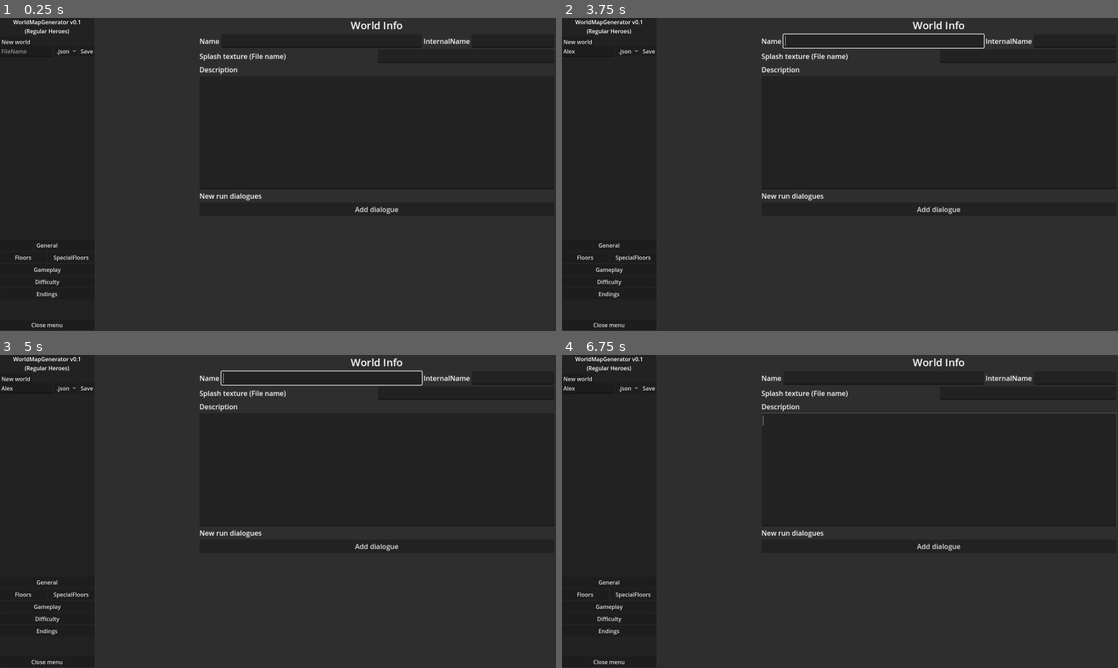
Above: before the commit, frames 1-4 (two rows, left to right).
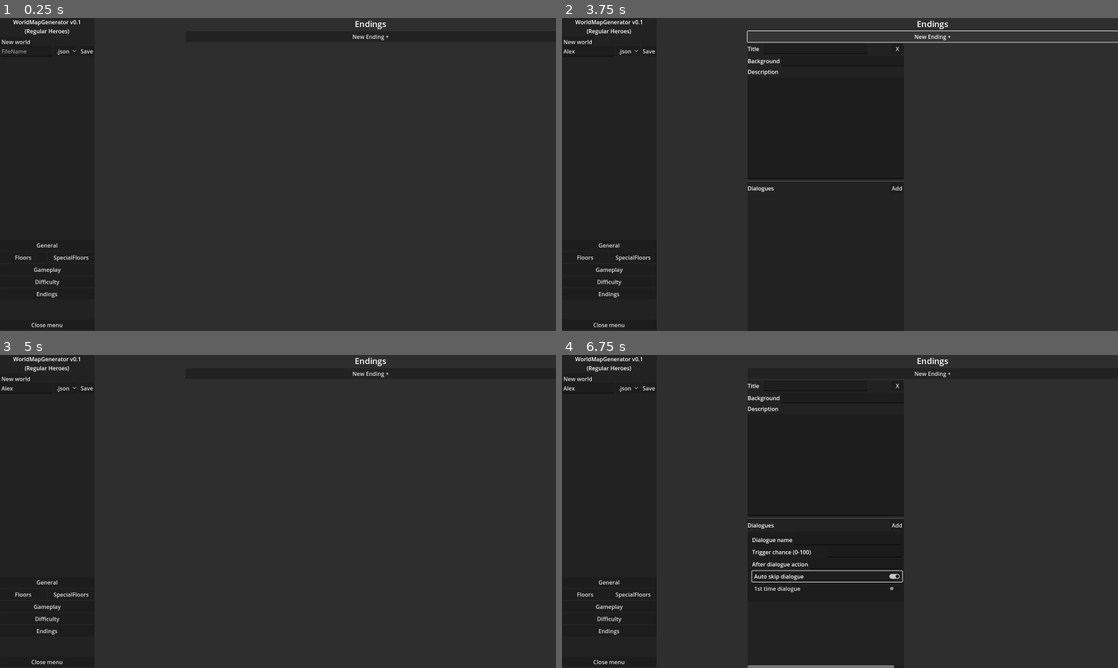
Above: after the commit, the same moments.

Repository: j-madariaga/godot-regh-world-creator
Game: Godot game, scene res://src/Scenes/MainWindow.tscn
The game is run twice, just before and just after one commit, with the same random seed, the same clock (stepped at 60 frames per second) and the same inputs.
Inputs (mouse positions are in pixels of both pictures, inside the frame that each line leads up to):
- Up to frame 1 (0.25 s): no input
- Up to frame 2 (3.75 s): click (589, 52) at 0.52 s; type "Alex" at 0.6 s; click "Save" at 1.25 s; click "New world" at 2 s; click "New world" at 2.75 s; click (934, 36) at 3.5 s, where only the run after the commit has a clickable "New Ending +"
- Up to frame 3 (5 s): click (333, 386) at 4.25 s, where only the run after the commit has a clickable "X"
- Up to frame 4 (6.75 s): click (934, 373) at 5 s, where only the run after the commit has a clickable "New Ending +"; click (895, 524) at 5.75 s, where only the run after the commit has a clickable "Add"; click (828, 577) at 6.5 s, where only the run after the commit has a clickable "Auto skip dialogue"

The runs differ from the first frame. In frame 1, 0.9% of the frame differs, in the area x 35-100%, y 0-63%; in frame 2, 2.0%; in frame 3, 1.2%; in frame 4, 2.3%, in the area x 33-100%, y 0-100%.
Error before the commit: Attempt to call function 'is_open' in base 'null instance' on a null instance. (res://src/Scripts/UI/WorldMapCreator.gd:200)
Error after the commit: Attempt to call function 'is_open' in base 'null instance' on a null instance. (res://src/Scripts/UI/WorldMapCreator.gd:214)

Commit message:
World end cutscenes + object removal

Diff:
--- a/src/Scenes/MainWindow.tscn
+++ b/src/Scenes/MainWindow.tscn
@@ -123,6 +123,7 @@
 text = "Close menu"
 
 [node name="WorldInfoScreen" type="VBoxContainer" parent="."]
+visible = false
 layout_mode = 1
 anchors_preset = -1
 anchor_left = 0.465
@@ -386,7 +387,6 @@
 vertical_alignment = 1
 
 [node name="EndingsScreen" type="VBoxContainer" parent="."]
-visible = false
 layout_mode = 1
 anchors_preset = 11
 anchor_left = 1.0
@@ -404,6 +404,18 @@
 text = "Endings"
 horizontal_alignment = 1
 vertical_alignment = 1
+
+[node name="AddEnding" type="Button" parent="EndingsScreen"]
+layout_mode = 2
+text = "New Ending +"
+
+[node name="Scroll" type="ScrollContainer" parent="EndingsScreen"]
+layout_mode = 2
+size_flags_vertical = 3
+
+[node name="EndingList" type="HBoxContainer" parent="EndingsScreen/Scroll"]
+layout_mode = 2
+size_flags_vertical = 3
 
 [connection signal="button_up" from="SideMenuButton" to="." method="ToggleSideMenu" binds= [true]]
 [connection signal="button_up" from="SideMenu/VBoxContainer/Separator5/New world" to="." method="NewWorld"]
@@ -418,3 +430,4 @@
 [connection signal="button_up" from="WorldInfoScreen/AddBootDialogue" to="." method="AddBootDialogueEntry"]
 [connection signal="button_up" from="FloorInfoScreen/HBoxContainer/AddFloorButton" to="." method="AddFloorButton"]
 [connection signal="button_up" from="SpecialFloorScreen/HBoxContainer/AddFloorButton" to="." method="AddSpecialFloorButton"]
+[connection signal="button_up" from="EndingsScreen/AddEnding" to="." method="AddWorldEnding"]
--- a/src/Scenes/Utils/EncounterOptionObj.tscn
+++ b/src/Scenes/Utils/EncounterOptionObj.tscn
@@ -83,6 +83,11 @@
 layout_mode = 2
 text = "Add+"
 
+[node name="Button" type="Button" parent="Organizer/Right/Effects/HBoxContainer"]
+layout_mode = 2
+size_flags_horizontal = 10
+text = "  X  "
+
 [node name="Scroll" type="ScrollContainer" parent="Organizer/Right/Effects"]
 layout_mode = 2
 size_flags_horizontal = 3
@@ -118,4 +123,5 @@
 size_flags_vertical = 3
 
 [connection signal="button_up" from="Organizer/Right/Effects/HBoxContainer/AddEffect" to="." method="AddEffect"]
+[connection signal="button_up" from="Organizer/Right/Effects/HBoxContainer/Button" to="." method="OnClose"]
 [connection signal="button_up" from="Organizer/Right/Requirements/HBoxContainer/AddReq" to="." method="AddRequirement"]
--- a/src/Scenes/Utils/EventEndingObj.tscn
+++ b/src/Scenes/Utils/EventEndingObj.tscn
@@ -9,9 +9,17 @@
 size_flags_horizontal = 8
 script = ExtResource("1_v1a58")
 
-[node name="Label" type="Label" parent="."]
+[node name="HBoxContainer" type="HBoxContainer" parent="."]
+layout_mode = 2
+
+[node name="Label" type="Label" parent="HBoxContainer"]
 layout_mode = 2
 text = "Ending text"
+
+[node name="Button" type="Button" parent="HBoxContainer"]
+layout_mode = 2
+size_flags_horizontal = 10
+text = "  X  "
 
 [node name="ScreenTextInput" type="TextEdit" parent="."]
 layout_mode = 2
@@ -42,4 +50,5 @@
 layout_mode = 2
 size_flags_vertical = 3
 
+[connection signal="button_up" from="HBoxContainer/Button" to="." method="OnClose"]
 [connection signal="button_up" from="Dialogues/Button" to="." method="AddEndDialogue"]
--- /dev/null
+++ b/src/Scenes/Utils/WorldEndingObj.tscn
@@ -0,0 +1,103 @@
+[gd_scene load_steps=2 format=3 uid="uid://drybrme5o6x3o"]
+
+[ext_resource type="Script" uid="uid://f4r5iwv4wipt" path="res://src/Scripts/UI/WorldEndingObj.gd" id="1_d0sbc"]
+
+[node name="WorldEndingObj" type="PanelContainer"]
+custom_minimum_size = Vector2(450, 400)
+anchors_preset = 15
+anchor_right = 1.0
+anchor_bottom = 1.0
+offset_right = -1150.0
+offset_bottom = -500.0
+grow_horizontal = 2
+grow_vertical = 2
+size_flags_vertical = 3
+script = ExtResource("1_d0sbc")
+
+[node name="Organizer" type="VBoxContainer" parent="."]
+layout_mode = 2
+
+[node name="Title" type="HBoxContainer" parent="Organizer"]
+layout_mode = 2
+
+[node name="Label" type="Label" parent="Organizer/Title"]
+layout_mode = 2
+size_flags_horizontal = 11
+text = "Title  "
+
+[node name="TitleInput" type="LineEdit" parent="Organizer/Title"]
+layout_mode = 2
+size_flags_horizontal = 11
+size_flags_stretch_ratio = 20.0
+
+[node name="Separator" type="Label" parent="Organizer/Title"]
+layout_mode = 2
+size_flags_horizontal = 11
+size_flags_stretch_ratio = 4.2
+
+[node name="Button" type="Button" parent="Organizer/Title"]
+layout_mode = 2
+size_flags_horizontal = 11
+text = "  X  "
+
+[node name="BackgroundImage" type="HBoxContainer" parent="Organizer"]
+layout_mode = 2
+
+[node name="Label" type="Label" parent="Organizer/BackgroundImage"]
+layout_mode = 2
+size_flags_horizontal = 11
+text = "Background"
+
+[node name="ImageInput" type="LineEdit" parent="Organizer/BackgroundImage"]
+layout_mode = 2
+size_flags_horizontal = 11
+size_flags_stretch_ratio = 5.25
+
+[node name="Description" type="VBoxContainer" parent="Organizer"]
+layout_mode = 2
+size_flags_vertical = 3
+size_flags_stretch_ratio = 0.75
+
+[node name="Label" type="Label" parent="Organizer/Description"]
+layout_mode = 2
+size_flags_horizontal = 11
+text = "Description"
+
+[node name="DescInput" type="TextEdit" parent="Organizer/Description"]
+layout_mode = 2
+size_flags_horizontal = 11
+size_flags_vertical = 3
+size_flags_stretch_ratio = 5.25
+wrap_mode = 1
+autowrap_mode = 2
+
+[node name="HSeparator" type="HSeparator" parent="Organizer"]
+layout_mode = 2
+
+[node name="Dialogues" type="VBoxContainer" parent="Organizer"]
+layout_mode = 2
+size_flags_vertical = 3
+
+[node name="HBoxContainer" type="HBoxContainer" parent="Organizer/Dialogues"]
+layout_mode = 2
+
+[node name="Label" type="Label" parent="Organizer/Dialogues/HBoxContainer"]
+layout_mode = 2
+size_flags_horizontal = 11
+text = "Dialogues"
+
+[node name="Button" type="Button" parent="Organizer/Dialogues/HBoxContainer"]
+layout_mode = 2
+text = "Add"
+
+[node name="Scroll" type="ScrollContainer" parent="Organizer/Dialogues"]
+layout_mode = 2
+size_flags_horizontal = 11
+size_flags_vertical = 3
+size_flags_stretch_ratio = 5.25
+
+[node name="DialogueList" type="HBoxContainer" parent="Organizer/Dialogues/Scroll"]
+layout_mode = 2
+
+[connection signal="button_up" from="Organizer/Title/Button" to="." method="OnClose"]
+[connection signal="button_up" from="Organizer/Dialogues/HBoxContainer/Button" to="." method="AddDialogue"]
--- a/src/Scripts/UI/EventEndingObj.gd
+++ b/src/Scripts/UI/EventEndingObj.gd
@@ -5,6 +5,9 @@
 
 @onready var endingInput = $ScreenTextInput
 @onready var endDialogues = $VBoxContainer/Scroll/DialogueList
+
+func OnClose():
+	self.queue_free();
 
 func AddEndDialogue():
 	var dial = DIALOGUE_ENTRY_OBJ.instantiate();
--- a/src/Scripts/UI/OptionObj.gd
+++ b/src/Scripts/UI/OptionObj.gd
@@ -11,6 +11,9 @@
 
 @onready var reqList = $Organizer/Right/Requirements/Scroll/ReqList
 @onready var actionList = $Organizer/Right/Effects/Scroll/ActionList
+
+func OnClose():
+	self.queue_free();
 
 
 func AddEffect():
--- /dev/null
+++ b/src/Scripts/UI/WorldEndingObj.gd
@@ -0,0 +1,40 @@
+class_name WorldEndingObj
+extends PanelContainer
+
+const DIAL_ENTRY_OBJ = preload("res://src/Scenes/Utils/DialogueEntry.tscn")
+
+@onready var titleInput = $Organizer/Title/TitleInput
+@onready var bgNameInput = $Organizer/BackgroundImage/ImageInput
+@onready var descInput = $Organizer/Description/DescInput
+
+@onready var dialogueList = $Organizer/Dialogues/Scroll/DialogueList
+
+func AddDialogue():
+	var dial = DIAL_ENTRY_OBJ.instantiate()
+	dialogueList.add_child(dial)
+
+func OnClose():
+	self.queue_free();
+
+func SaveResource() -> WorldEndingResource:
+	var res := WorldEndingResource.new();
+	res.title = titleInput.text;
+	res.backgroundFilename = bgNameInput.text;
+	res.description = descInput.text;
+
+	for dial in dialogueList.get_children():
+		res.endingDialogues.append(dial.SaveResource())
+
+	return res;
+
+func LoadResource(res : WorldEndingResource):
+	titleInput.text = res.title;
+	bgNameInput.text = res.backgroundFilename;
+	descInput.text = res.description;
+
+	for dial in res.endingDialogues:
+		var entry = DIAL_ENTRY_OBJ.instantiate()
+		dialogueList.add_child(entry)
+		entry.LoadResource(dial)
+
+	return;
--- a/src/Scripts/UI/WorldMapCreator.gd
+++ b/src/Scripts/UI/WorldMapCreator.gd
@@ -3,6 +3,7 @@
 const PROJ_BUTTON_ARCH = preload("res://src/Scenes/Utils/ProjectButton.tscn")
 const FLOOR_BUTTON_ARCH = preload("res://src/Scenes/FloorButton.tscn")
 const DIAL_ENTRY_OBJ = preload("res://src/Scenes/Utils/DialogueEntry.tscn")
+const WORLD_ENDING_OBJ = preload("res://src/Scenes/Utils/WorldEndingObj.tscn")
 
 @onready var sideMenu = $SideMenu
 @onready var sideMenuButton = $SideMenuButton
@@ -29,6 +30,8 @@
 @onready var floorList = $FloorInfoScreen/FloorScroll/FloorList
 @onready var specialFloorList = $SideMenu/VBoxContainer/FloorInfo/SpecialFloors
 
+@onready var endingList = $EndingsScreen/Scroll/EndingList
+
 signal onProjectLoad(String);
 
 
@@ -49,10 +52,15 @@
 	var button = FLOOR_BUTTON_ARCH.instantiate();
 	specialFloorList.add_child(button)
 
-
 func AddBootDialogueEntry():
 	var dial := DIAL_ENTRY_OBJ.instantiate();
 	bootDialogueList.add_child(dial)
+
+func AddWorldEnding():
+	var end = WORLD_ENDING_OBJ.instantiate();
+	endingList.add_child(end);
+
+	return;
 
 # ---- SIDE MENU --------
 func ToggleSideMenu(v : bool):
@@ -160,6 +168,12 @@
 	for fl : FloorButton in floorList.get_children():
 		worldRes.floors.append(fl.SaveResource());
 
+	for specFl : FloorButton in specialFloorList.get_children():
+		worldRes.specFloors.append(specFl.SaveResource());
+
+	for end : WorldEndingObj in endingList.get_children():
+		worldRes.endings.append(end.SaveResource())
+
 	var filePath = OUTPUT_PATH + "/" + inputFilename.text;
 	if textRes:
 		filePath += ".tres";
@@ -239,8 +253,6 @@
 	descInput.text = worldRes.description;
 	imageInput.text = worldRes.menuImageFilename;
 
-	print("Filename: ", worldRes.name)
-
 	for dial in worldRes.bootDialogueArray:
 		var dialEntry := DIAL_ENTRY_OBJ.instantiate();
 		bootDialogueList.add_child(dialEntry);
@@ -259,6 +271,11 @@
 		specialFloorList.add_child(floorButton);
 		floorButton.Load(fl);
 
+	for end in worldRes.endings:
+		var endObj = WORLD_ENDING_OBJ.instantiate();
+		endingList.add_child(endObj);
+		endObj.LoadResource(end)
+
 	return;
 
 func Load(fileName : String = ""):
@@ -296,6 +313,9 @@
 	for specFl in specialFloorList.get_children():
 		specFl.queue_free();
 
+	for end in endingList.get_children():
+		end.queue_free()
+
 
 func NewWorld():
 	Clear();
--- /dev/null
+++ b/src/Scripts/WorldData/WorldEndingResource.gd
@@ -0,0 +1,8 @@
+class_name WorldEndingResource
+extends Resource
+
+@export var title : String = ""
+@export var description : String = ""
+@export var backgroundFilename : String = ""
+
+@export var endingDialogues : Array[DialogueInfo] = []
--- a/src/Scripts/WorldData/WorldResource.gd
+++ b/src/Scripts/WorldData/WorldResource.gd
@@ -15,7 +15,7 @@
 @export var specFloors : Array[FloorResource] = []
 
 @export_group("Endings")
-@export var endingDialogueArray := [];
+@export var endings : Array[WorldEndingResource] = [];
 
 @export_group("Gameplay variables")
 @export var characters : Array[String] = [];
